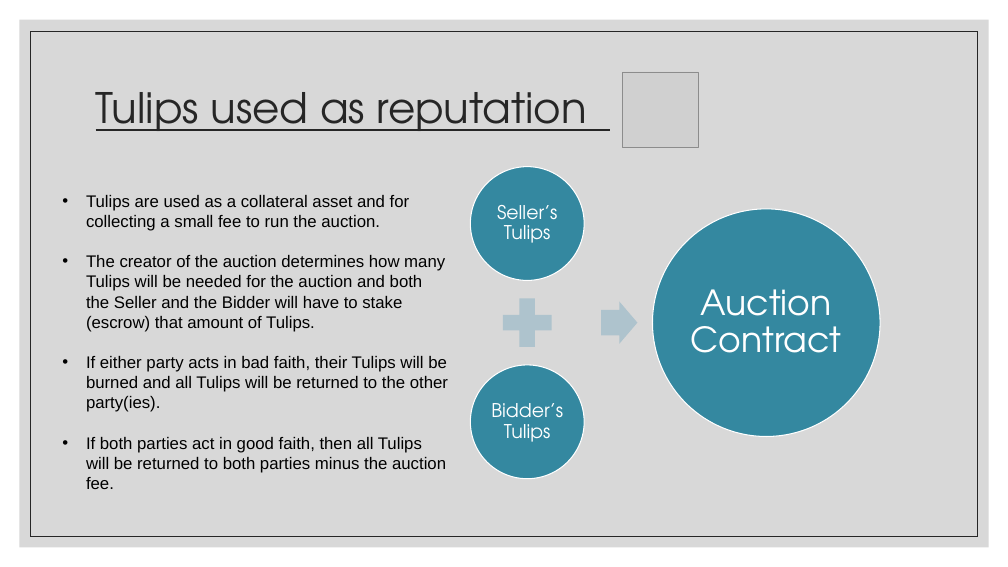
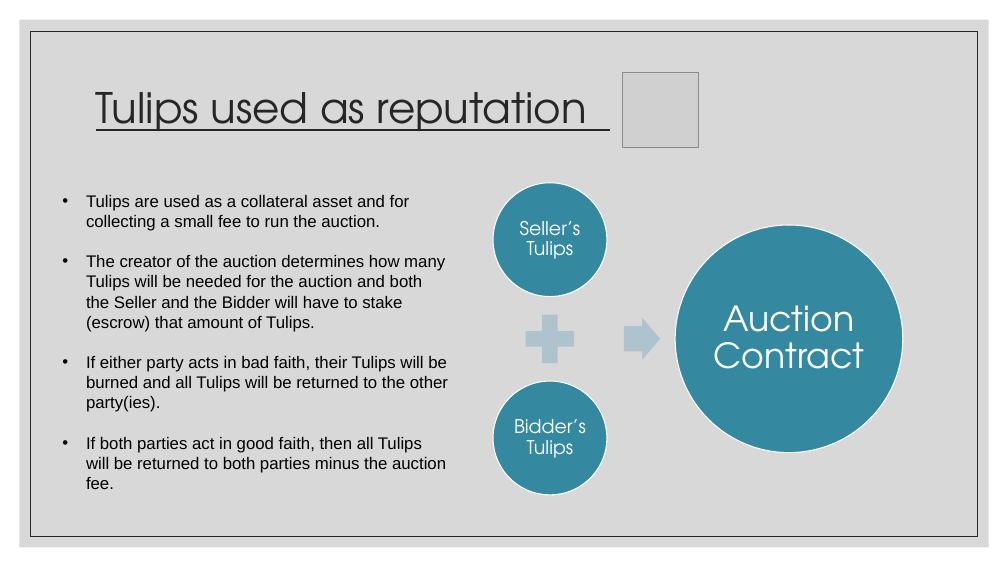
Before and after one commit to sudo-August/AuctionBlock-Chatbot, a slide deck: slide 4 of presentation/Auction Block.pptx. Drawn at 1008x567 pixels with LibreOffice and Linux fonts; fonts in the diff are those of the drawing; grey boxes stand for pictures. Boxes give left, top, right and bottom in pixels: in the first picture for what was removed or moved away, otherwise in the second. Text is boxed around its words. In the diff, an @@ line names an element or a change of style, - is before the commit and + after.

Commit message:
updated some prez formatting

```diff
--- a/presentation/Auction Block.pptx
+++ b/presentation/Auction Block.pptx
@@ 3 texts, 2 ellipses, 1 right arrow: place and size @@
-3 texts, 2 ellipses, 1 right arrow at [470, 166, 842, 479]
+3 texts, 2 ellipses, 1 right arrow at [493, 183, 865, 495]
@@ ellipse: place and size @@
-ellipse at [653, 209, 880, 436]
+ellipse at [675, 225, 903, 453]
@@ plus sign: place and size @@
-plus sign at [495, 290, 560, 355]
+plus sign at [517, 306, 583, 372]
```
